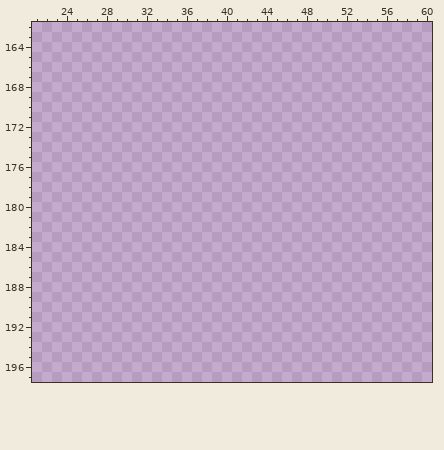
A pixel-art file gets an edit: external/foresstuff.aseprite. Above is the file before it was changed.
1024x1024 pixels, 1 frame. Colours within 5 levels of each other are drawn and written as one. Shown: x 21..60, y 162..197.
Now the later version:
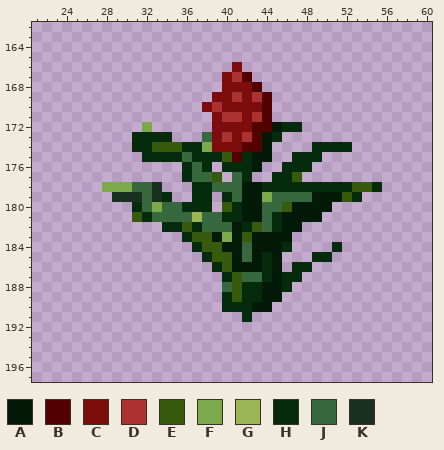
Palette (. is transparent): A #041a08  B #520000  C #7d0d0d  D #ac3232  E #365b0d  F #7ca94a  G #9cb656  H #042b0c  J #38683d  K #17301f
From old to new:
layer "Layer 6" added
Layer "Layer 6":
There is now colour A in row 172 at x 45; in rows 173 to 174 at x 44; in row 175 at x 43 to 44; in row 176 at x 43; in row 178 at x 42 to 43; in row 179 at x 42 to 43 and 49 to 51.
There is now colour A in row 180 at x 42 to 43 and 47 to 50; in row 181 at x 42 to 43 and 46 to 49; in row 182 at x 41 and 46 to 47; in row 183 at x 39, 41 and 43 to 46; in row 184 at x 40 to 41 and 43 to 45; in row 185 at x 41, 43 and 45.
There is now colour A in row 186 at x 41 to 43 and 45; in row 187 at x 45; in rows 188 to 189 at x 44 to 45; in row 190 at x 43 to 44.
There is now colour B in row 167 at x 42; in row 168 at x 43; in rows 169 to 171 at x 44; in row 172 at x 43 to 44; in row 173 at x 43; in row 174 at x 42 to 43.
There is now colour B in row 175 at x 41.
There is now colour C in row 166 at x 41; in row 167 at x 40; in row 168 at x 40 to 42; in row 169 at x 39 to 40 and 42; in row 170 at x 38 and 40 to 43; in row 171 at x 39 and 42.
There is now colour C in row 172 at x 39 to 42; in row 173 at x 39 and 41; in row 174 at x 39 to 41.
There is now colour D in row 167 at x 41; in row 169 at x 41 and 43; in row 170 at x 39; in row 171 at x 40 to 41 and 43; in row 173 at x 40 and 42.
There is now colour E in row 174 at x 33 to 35; in row 175 at x 40; in row 177 at x 39 and 47; in row 178 at x 53 to 54; in row 179 at x 52; in row 180 at x 40 and 46.
There is now colour E in row 181 at x 31; in row 182 at x 36 and 43; in row 183 at x 37 to 38 and 42; in row 184 at x 38 to 39; in row 185 at x 39 to 40; in row 186 at x 40.
There is now colour E in rows 187 to 189 at x 41.
There is now colour F in row 172 at x 32; in row 174 at x 38; in row 178 at x 28 to 30; in row 179 at x 44; in row 180 at x 33; in row 183 at x 40.
There is now colour G in row 181 at x 37.
There is now colour H in row 172 at x 46 to 47; in row 173 at x 31 to 34 and 45; in row 174 at x 31 to 32, 36 to 37 and 49 to 52; in row 175 at x 32 to 35, 37 to 39, 42 and 47 to 49; in row 176 at x 36, 38, 40 to 42 and 46 to 48; in row 177 at x 36, 42 and 45 to 46.
There is now colour H in row 178 at x 37 to 38, 44 to 52 and 55; in row 179 at x 34, 37 to 38, 40 and 53; in row 180 at x 31, 36 to 38 and 41; in row 181 at x 32, 40 to 41 and 45; in row 182 at x 34 to 35, 37, 42 and 45; in row 183 at x 36.
There is now colour H in row 184 at x 37, 46 and 51; in row 185 at x 38, 44 and 49 to 50; in row 186 at x 39, 44 and 47 to 48; in row 187 at x 40, 44 and 46 to 47; in row 188 at x 42 to 43 and 46; in row 189 at x 40 and 42 to 43.
There is now colour H in row 190 at x 40 to 42; in row 191 at x 42.
There is now colour J in row 173 at x 38; in row 175 at x 36; in row 176 at x 37; in row 177 at x 37 to 38 and 41; in row 178 at x 31 to 32 and 39 to 41; in row 179 at x 32, 41 and 45 to 48.
There is now colour J in row 180 at x 32, 34 to 35 and 44 to 45; in row 181 at x 33 to 36, 38 to 39 and 44; in row 182 at x 38 to 40 and 44; in rows 184 to 185 at x 42; in row 187 at x 42 to 43; in row 188 at x 40.
There is now colour K in row 178 at x 33; in row 179 at x 29 to 31 and 33.
Where, in picture pixels (left, top, right, bottom), the same in both pictures:
added: (102, 62, 382, 322)
